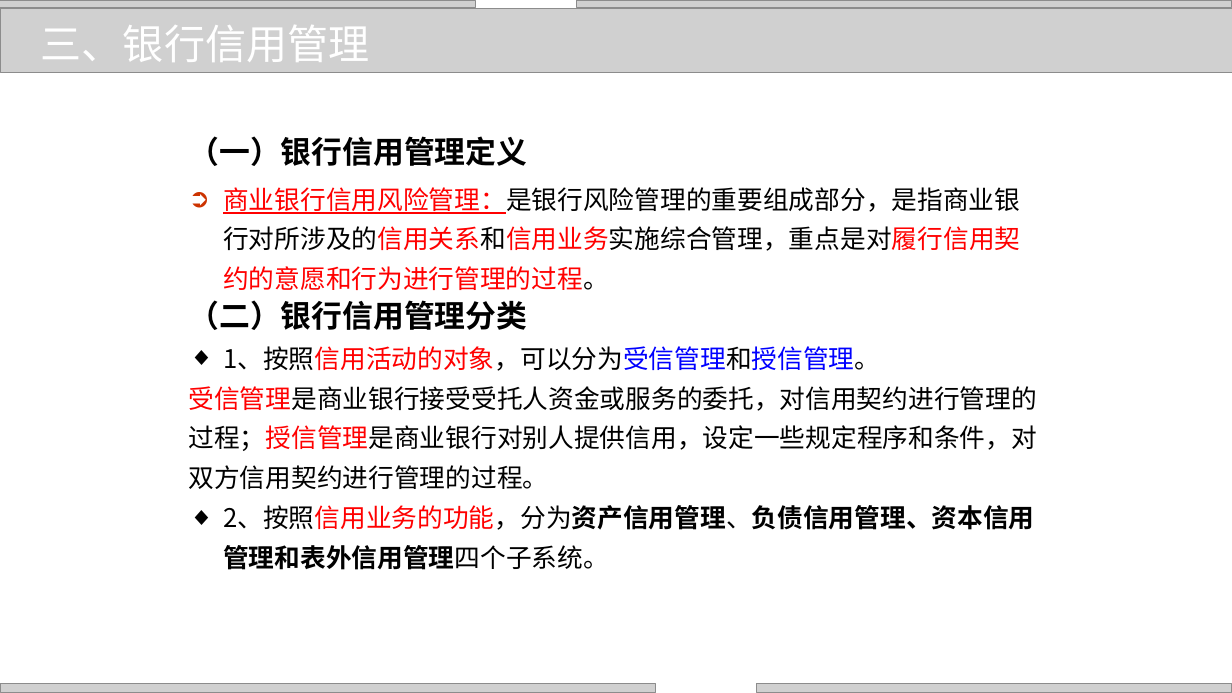
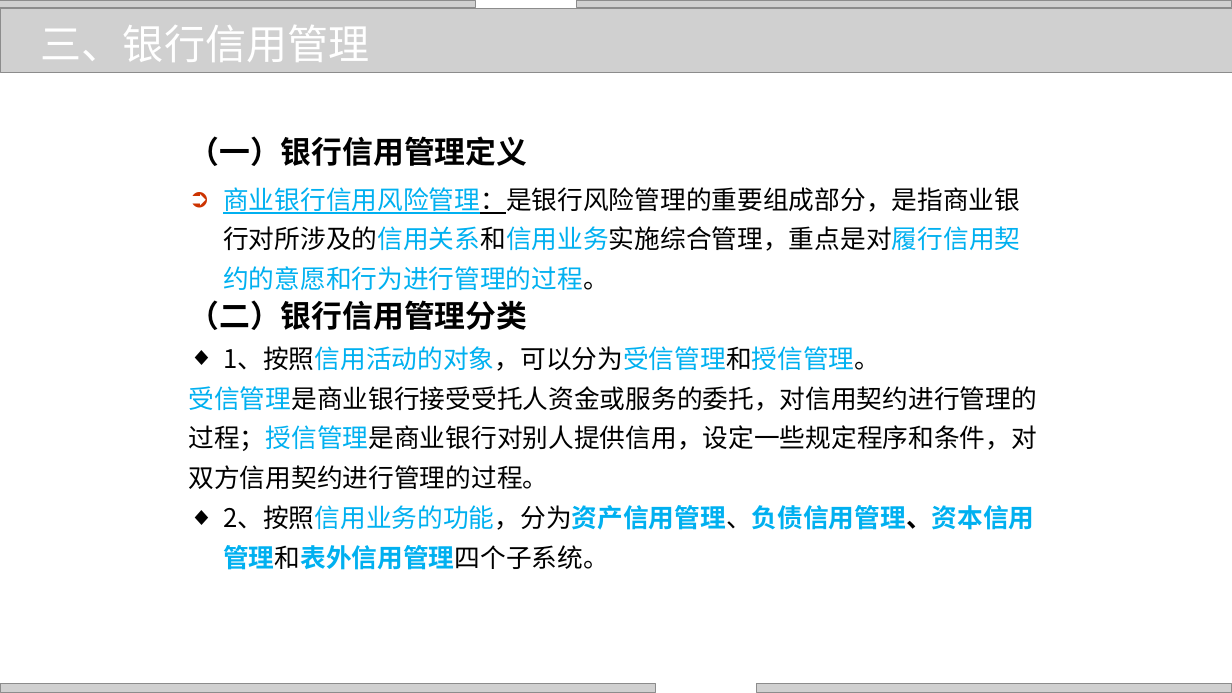
Before and after one commit to zhangjianzhang/internet_credit, a slide deck: slide 14 of files/slides/lecture_18.pptx. Drawn at 1232x693 pixels with LibreOffice and Linux fonts; fonts in the diff are those of the drawing; grey boxes stand for pictures; background and template pictures are left out. Boxes give left, top, right and bottom in pixels: in the first picture for what was removed or moved away, otherwise in the second. Text is boxed around its words. In the diff, an @@ line names an element or a change of style, - is before the commit and + after.

```diff
--- a/files/slides/lecture_18.pptx
+++ b/files/slides/lecture_18.pptx
@@ text at (189,187,1037,570): text colour #FF0000 to #00B0F0 in "商业银行信用风险管理：是银行风险管理的重要组成部分，是指商业银行对所涉及的信用关系和信用业务实施综合管理，重点是对履行信 ...", "1、按照信用活动的对象，可以分为受信管理和授信管理。", "受信管理是商业银行接受受托人资金或服务的委托，对信用契约进行管理的过程；授信管理是商业银行对别人提供信用，设定一些规定程 ...", "2、按照信用业务的功能，分为资产信用管理、负债信用管理、资本信用管理和表外信用管理四个子系统。"; text colour #FF0000 to #000000 in "商业银行信用风险管理：是银行风险管理的重要组成部分，是指商业银行对所涉及的信用关系和信用业务实施综合管理，重点是对履行信 ..."; text colour #0000FF to #00B0F0 in "1、按照信用活动的对象，可以分为受信管理和授信管理。"; text colour #000000 to #00B0F0, bold off in "2、按照信用业务的功能，分为资产信用管理、负债信用管理、资本信用管理和表外信用管理四个子系统。" @@
```
Also in this commit, not shown: 15 other slides changed, 2 slides removed, 7 other files.
